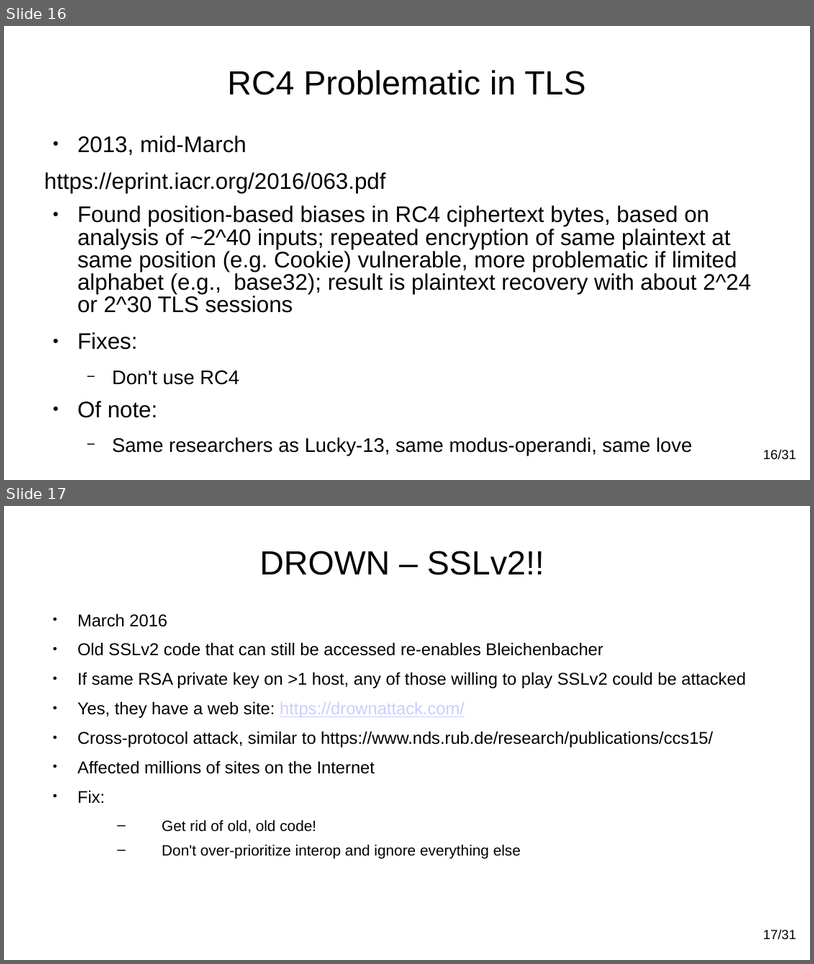
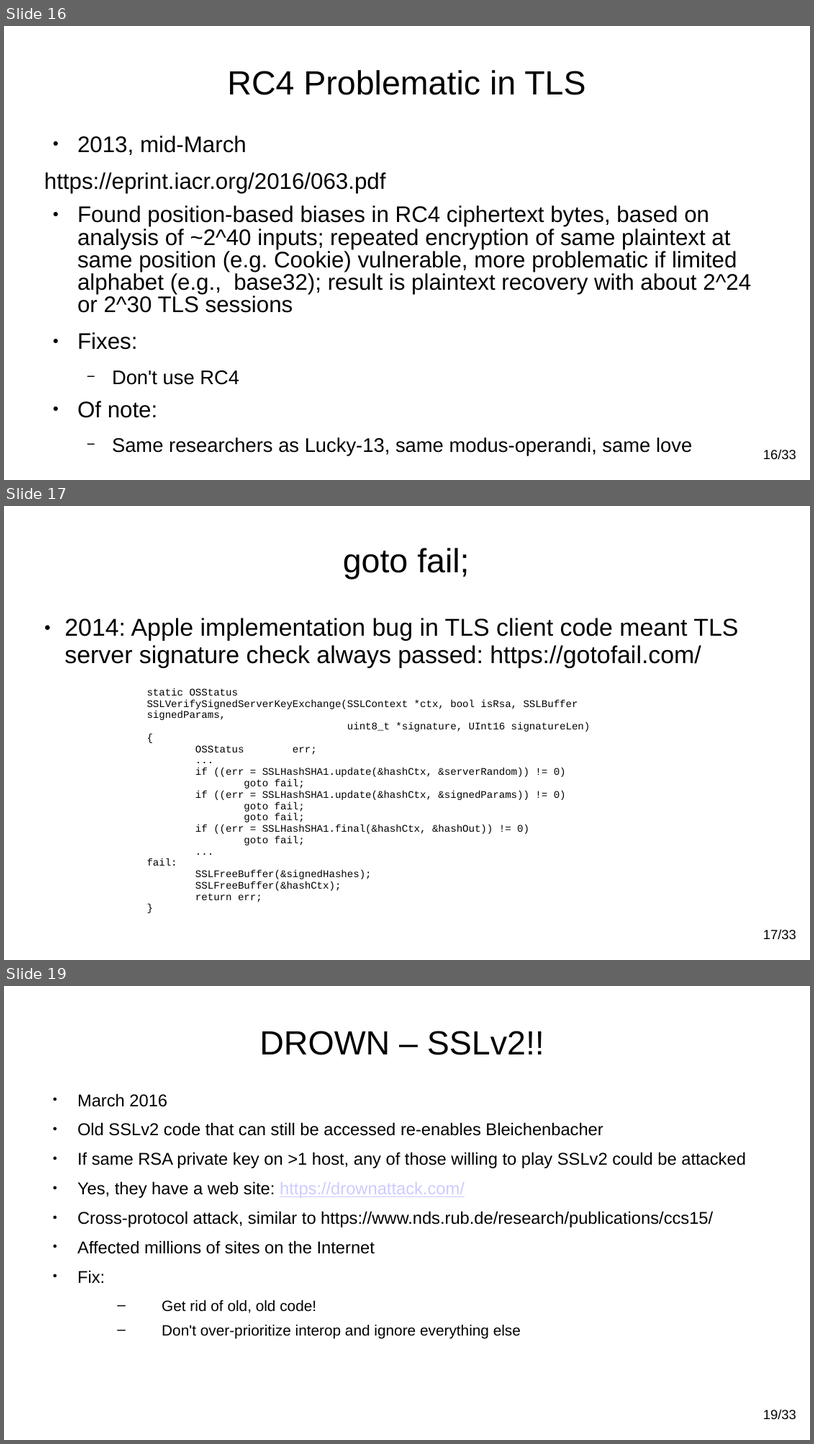
Before and after one commit to Teniola-Malomo/cs7053, a slide deck: 2026lectures/08-tls-problems.odp. Shown one above the other, each under a label of ours: slides 16 and 17 before the commit, slides 16, 17 and 19 after it; the slides between them are not shown. The pictures are 814x964 and 814x1444 pixels, drawn with LibreOffice and Linux fonts; fonts in the diff are those of the drawing. Boxes give left, top, right and bottom in pixels: in the first picture for what was removed or moved away, otherwise in the second. Text is boxed around its words. In the diff, an @@ line names an element or a change of style, - is before the commit and + after.

```diff
--- a/2026lectures/08-tls-problems.odp
+++ b/2026lectures/08-tls-problems.odp
@@ slide 17 added at (4, 506, 810, 960), background #FFFFFF; not listed: 1 template element that a slide beside it also shows @@
@@ title added at (343, 548, 469, 579), 33 pt, text #000000 @@
+goto fail;
@@ text added at (64, 618, 738, 668), 24 pt, text #000000 @@
+● 2014: Apple implementation bug in TLS client code meant TLS server signature check always passed: https://gotofail.com/
@@ text added at (147, 688, 591, 902), 10 pt, text #000000 @@
+static OSStatus
+SSLVerifySignedServerKeyExchange(SSLContext *ctx, bool isRsa, SSLBuffer signedParams,
+uint8_t *signature, UInt16 signatureLen)
+{
+OSStatus err;
+...
+if ((err = SSLHashSHA1.update(&hashCtx, &serverRandom)) != 0)
+goto fail;
+if ((err = SSLHashSHA1.update(&hashCtx, &signedParams)) != 0)
+goto fail;
+goto fail;
+if ((err = SSLHashSHA1.final(&hashCtx, &hashOut)) != 0)
+goto fail;
+...
+fail:
+SSLFreeBuffer(&signedHashes);
+SSLFreeBuffer(&hashCtx);
+return err;
+}
@@ page number at (764, 449, 797, 459): text changed @@
-16/31
+16/33
@@ what was slide 17 is now slide 19 @@
@@ page number at (764, 1409, 797, 1419): text changed @@
-17/31
+19/33
```
Also in this commit, not shown: 1 other slide added, 2 other files.
